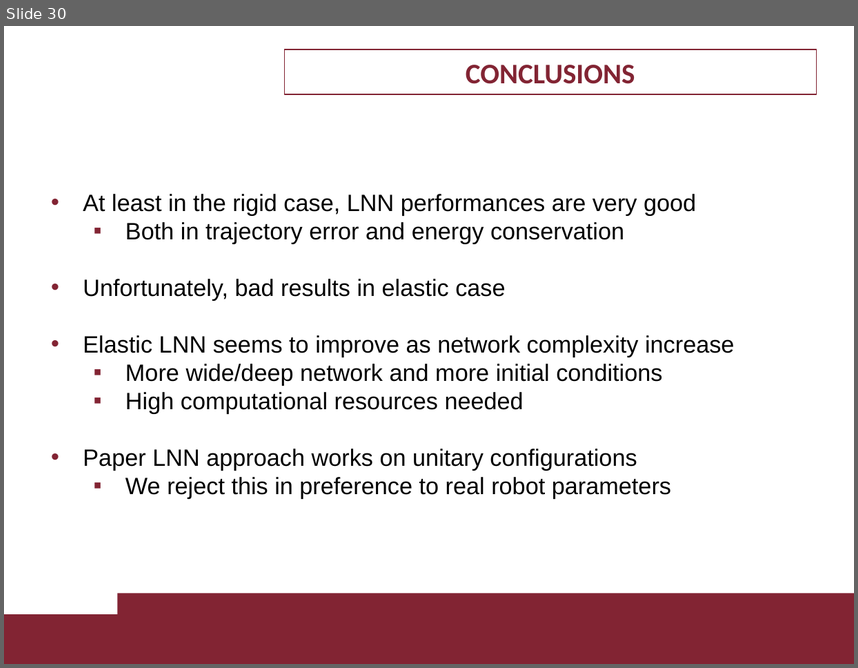
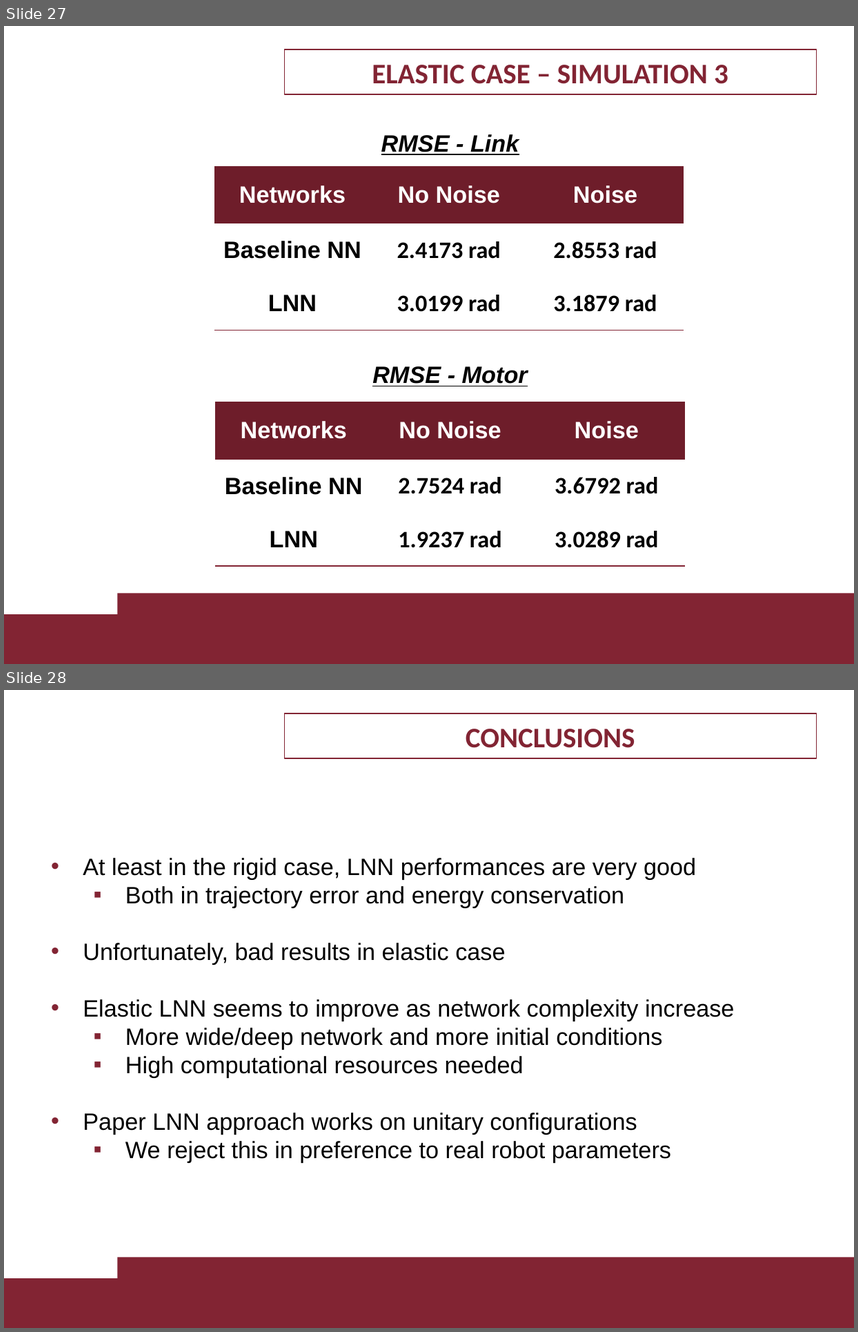
Before and after one commit to LorCir28/lagrangian_neural_network_with_PDcontroller_gravity_cancellation, a slide deck: presentation/1895955_1884561.pptx. Shown one above the other, each under a label of ours: slide 30 before the commit, slides 27 and 28 after it. The pictures are 858x668 and 858x1332 pixels, drawn with LibreOffice and Linux fonts; fonts in the diff are those of the drawing; background and template pictures are left out. Boxes give left, top, right and bottom in pixels: in the first picture for what was removed or moved away, otherwise in the second. Text is boxed around its words. In the diff, an @@ line names an element or a change of style, - is before the commit and + after.

```diff
--- a/presentation/1895955_1884561.pptx
+++ b/presentation/1895955_1884561.pptx
@@ slide 27 added at box(4, 26, 854, 664), background #FFFFFF; not listed: 2 template elements that a slide beside it also shows @@
@@ rectangle added at box(285, 49, 817, 95), outline #822433 0.75 pt, 24 pt, text #822433, bold @@
+ELASTIC CASE – SIMULATION 3
@@ text added at box(381, 134, 519, 155), 20 pt, text #000000, bold, italic, underline @@
+RMSE - Link
@@ table added at box(214, 166, 683, 330), 3 rows, 3 columns @@
+Networks | No Noise | Noise
+Baseline NN | 2.4173 rad | 2.8553 rad
+LNN | 3.0199 rad | 3.1879 rad
@@ text added at box(372, 366, 528, 386), 20 pt, text #000000, bold, italic, underline @@
+RMSE - Motor
@@ table added at box(216, 402, 685, 566), 3 rows, 3 columns @@
+Networks | No Noise | Noise
+Baseline NN | 2.7524 rad | 3.6792 rad
+LNN | 1.9237 rad | 3.0289 rad
@@ what was slide 30 is now slide 28 @@
```
Also in this commit, not shown: 6 slides changed, 4 other slides added, 7 slides removed, 1 other file.
